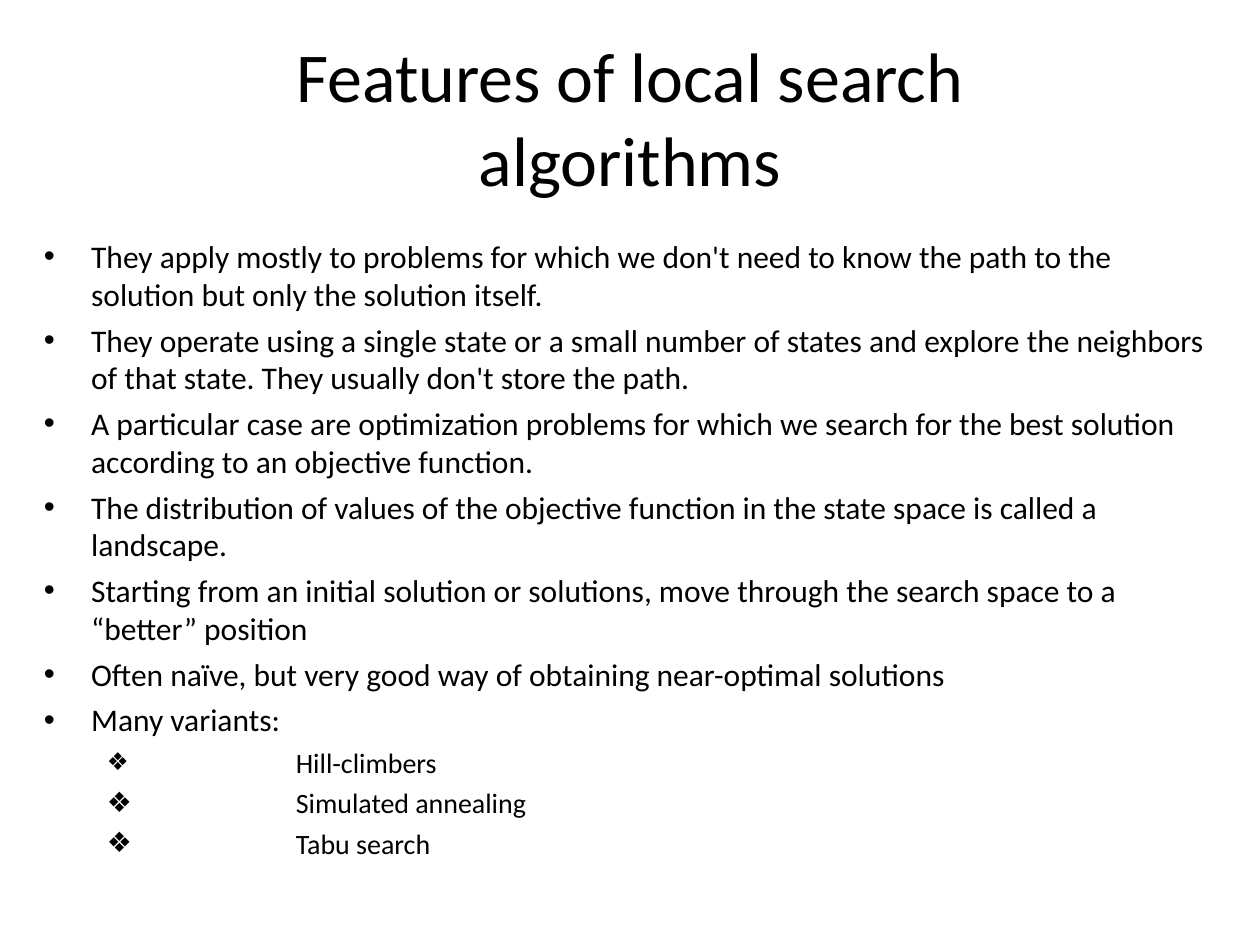
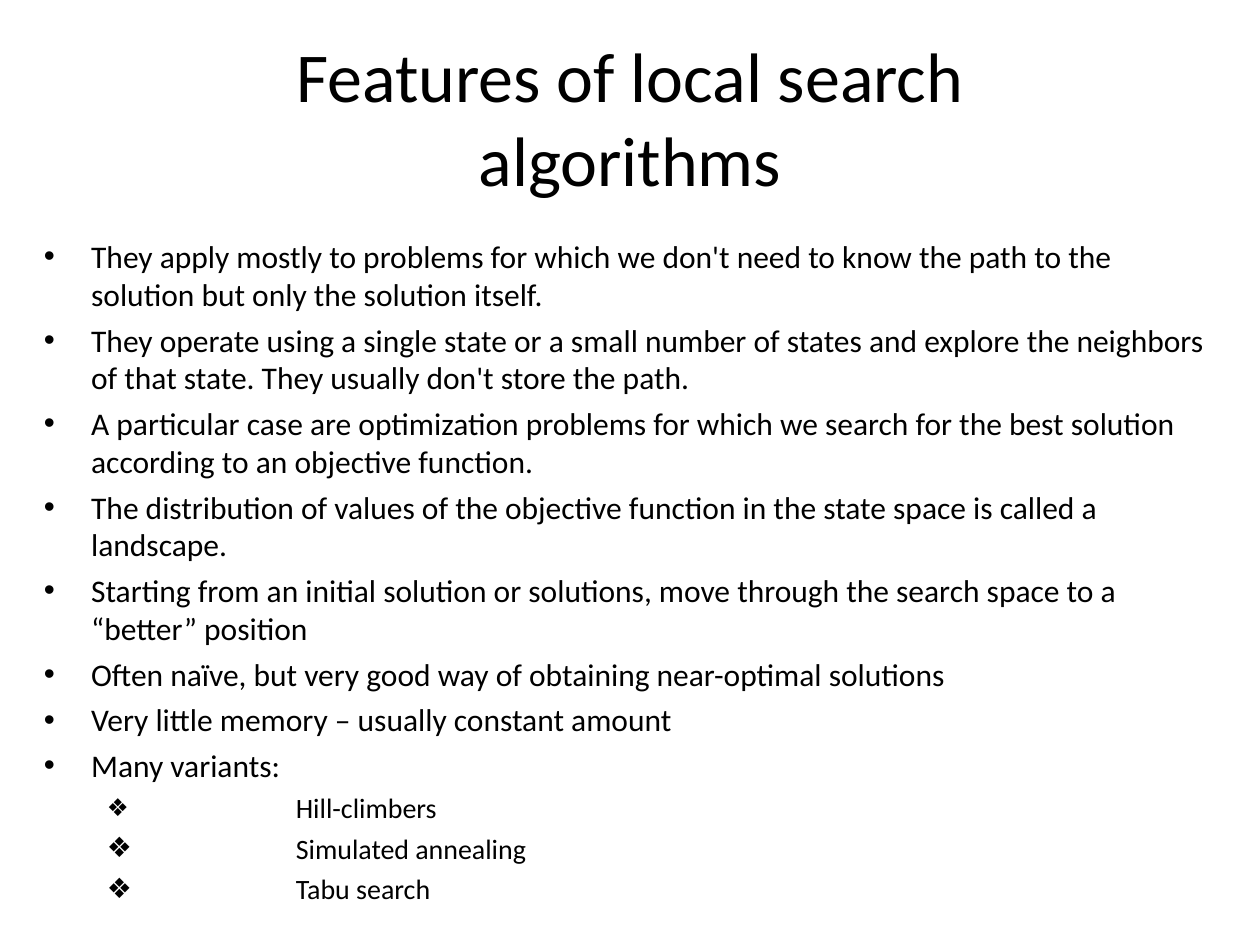
Before and after one commit to jackfrost13/HITK-SEM06, a slide deck: slide 3 of ARTIFICIAL INTELLIGENCE [CSEN3281]/Local Search.ppt (slide 2 before the commit). Drawn at 1260x945 pixels with LibreOffice and Linux fonts; fonts in the diff are those of the drawing. Boxes give left, top, right and bottom in pixels: in the first picture for what was removed or moved away, otherwise in the second. Text is boxed around its words. In the diff, an @@ line names an element or a change of style, - is before the commit and + after.

```diff
--- a/ARTIFICIAL INTELLIGENCE [CSEN3281]/Local Search.ppt
+++ b/ARTIFICIAL INTELLIGENCE [CSEN3281]/Local Search.ppt
@@ text at (91,709,671,736): paragraph added @@
+• Very little memory – usually constant amount
```
Also in this commit, not shown: 8 other slides changed, 4 slides added, 4 other files.
